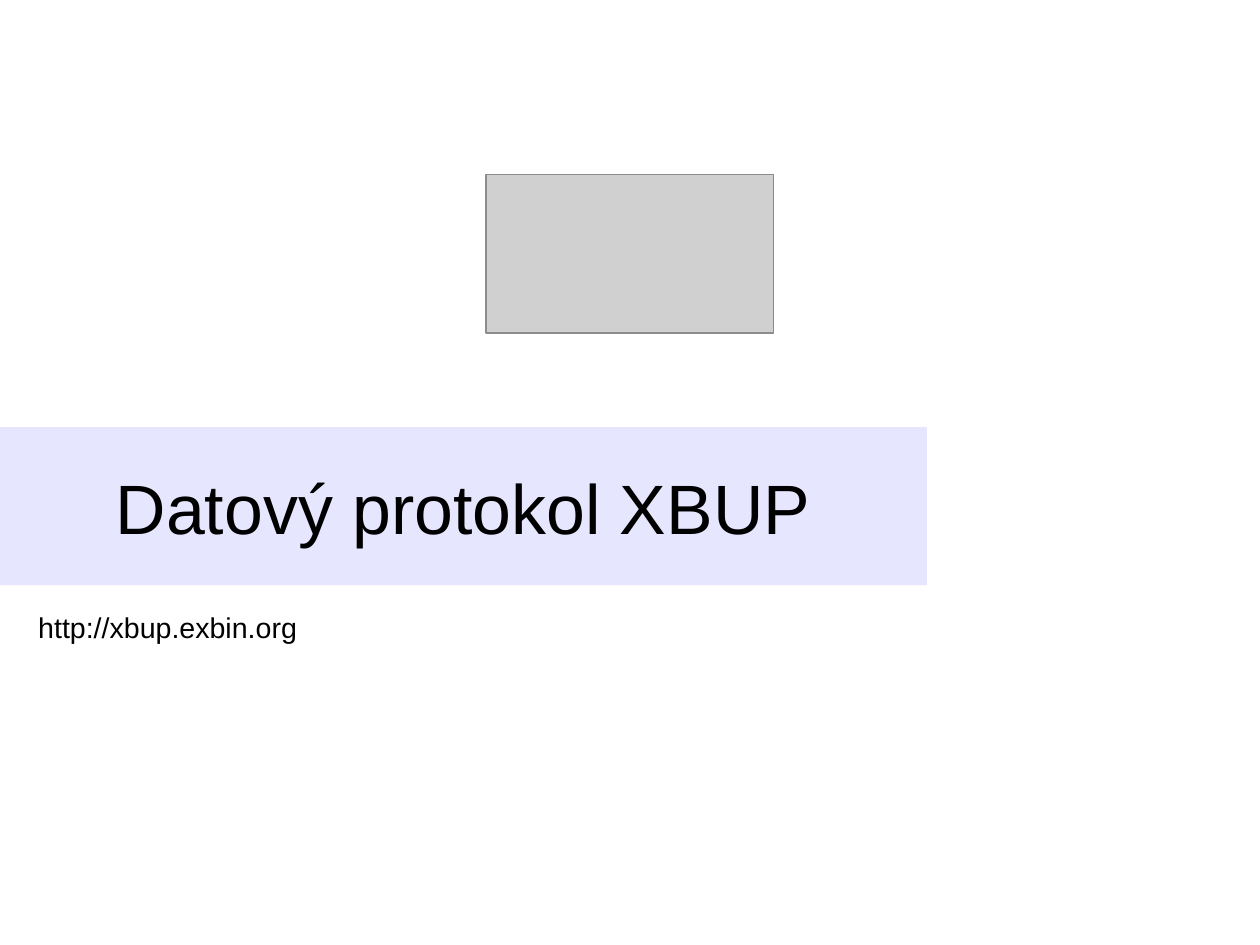
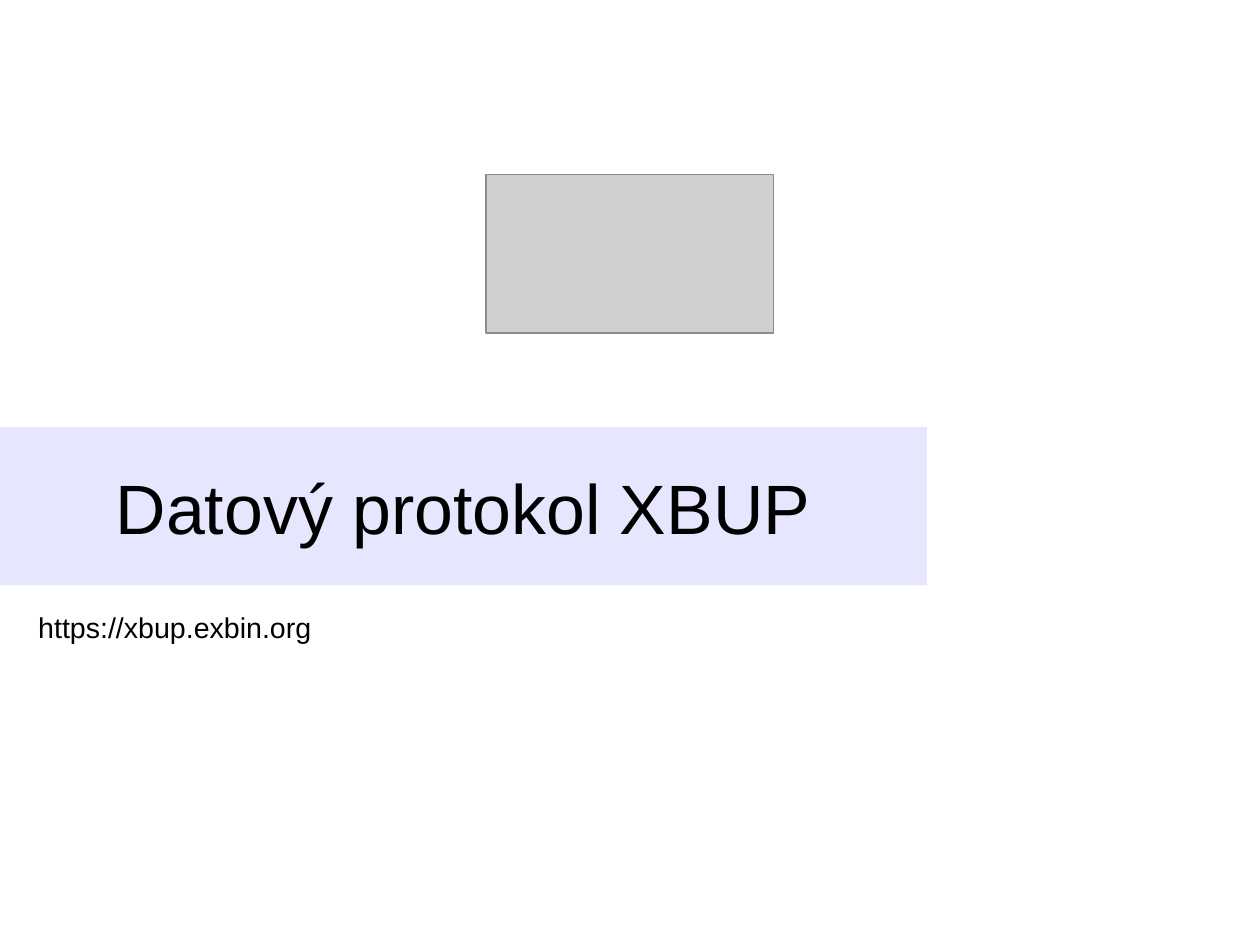
Before and after one commit to exbin/xbup-doc, a slide deck: slide 1 of presentation/XBUP Overview.odp. Drawn at 1260x945 pixels with LibreOffice and Linux fonts; fonts in the diff are those of the drawing; grey boxes stand for pictures; background and template pictures are left out. Boxes give left, top, right and bottom in pixels: in the first picture for what was removed or moved away, otherwise in the second. Text is boxed around its words. In the diff, an @@ line names an element or a change of style, - is before the commit and + after.

```diff
--- a/presentation/XBUP Overview.odp
+++ b/presentation/XBUP Overview.odp
@@ text at [38, 617, 311, 644]: text changed @@
-http://xbup.exbin.org
+https://xbup.exbin.org
```
Also in this commit, not shown: 3 other slides changed, 3 other files.
